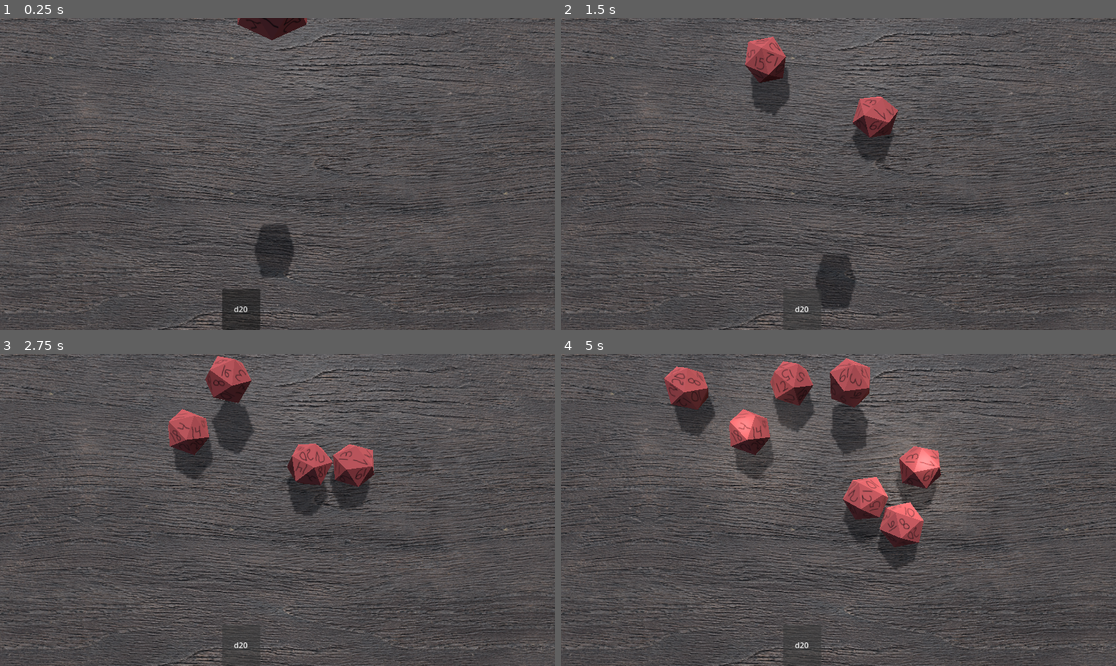
Above: before the commit, frames 1-4 (two rows, left to right).
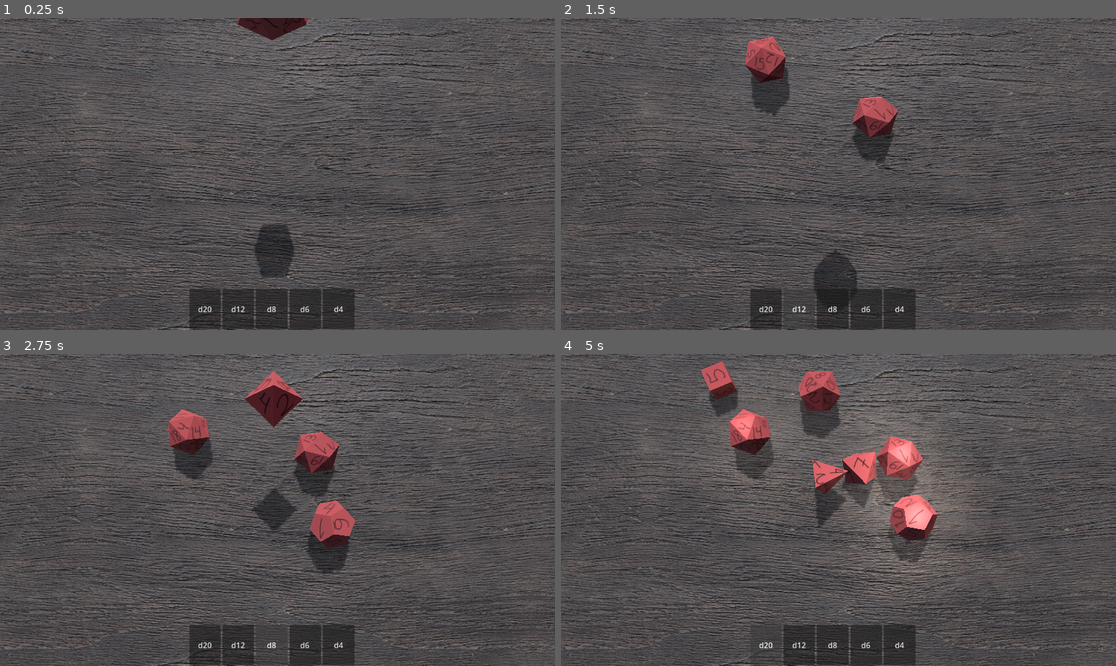
Above: after the commit, the same moments.

Repository: permahorse/diceroller
Game: Godot game, scene res://table.tscn
The game is run twice, just before and just after one commit, with the same random seed, the same clock (stepped at 60 frames per second) and the same inputs.
Inputs:
- Up to frame 1 (0.25 s): no input
- Up to frame 2 (1.5 s): click "d20" at 0.5 s; click "d20" (after the commit: "d12") at 1.25 s
- Up to frame 3 (2.75 s): click "d20" (after the commit: "d8") at 2 s
- Up to frame 4 (5 s): click "d20" (after the commit: "d6") at 2.75 s; click "d20" (after the commit: "d4") at 3.5 s; click "d20" at 4.25 s

The runs differ from the first frame. In frame 1, 2.3% of the frame differs, in the area x 34-64%, y 86-100%; in frame 2, 2.1%; in frame 3, 8.9%; in frame 4, 13%, in the area x 18-70%, y 1-100%.

Commit message:
add other dice

Diff:
--- a/controller.gd
+++ b/controller.gd
@@ -3,6 +3,10 @@
 @onready var control_root = $"Control"
 
 @export var d20: PackedScene
+@export var d12: PackedScene
+@export var d8: PackedScene
+@export var d6: PackedScene
+@export var d4: PackedScene
 
 
 func _ready() -> void:
@@ -11,12 +15,23 @@
 
 func _add_die(index: int):
 	print('adding die %s' % index)
+	var die: Node3D
 	if index == 0:
-		var die: Node3D = d20.instantiate()
-		die.position = Vector3(0, 10, 0)
-		self.add_child(die)
-		die.connect('picked', _die_picked)
-		die.connect('released', _die_released)
+		die = d20.instantiate()
+	elif index == 1:
+		die = d12.instantiate()
+	elif index == 2:
+		die = d8.instantiate()
+	elif index == 3:
+		die = d6.instantiate()
+	elif index == 4:
+		die = d4.instantiate()
+	else:
+		return
+	die.position = Vector3(0, 10, 0)
+	self.add_child(die)
+	die.connect('picked', _die_picked)
+	die.connect('released', _die_released)
 
 
 func _die_picked():
--- a/table.tscn
+++ b/table.tscn
@@ -3,6 +3,10 @@
 [ext_resource type="PackedScene" uid="uid://br2xjons1vet" path="res://d20.tscn" id="1_jd0nb"]
 [ext_resource type="Material" uid="uid://bu5lkt54yfi66" path="res://tex/wood062/Wood062_1K-PNG.tres" id="2_v5i0k"]
 [ext_resource type="Script" uid="uid://ceyhfqr8ix08x" path="res://controller.gd" id="3_kl0hw"]
+[ext_resource type="PackedScene" uid="uid://d03p8m1lr71ru" path="res://d12.tscn" id="3_vjl2i"]
+[ext_resource type="PackedScene" uid="uid://b8wsvg5yap4cs" path="res://d6.tscn" id="4_67vji"]
+[ext_resource type="PackedScene" uid="uid://dcu416x13vxmn" path="res://d8.tscn" id="4_jry6c"]
+[ext_resource type="PackedScene" uid="uid://daqtiowe5bidm" path="res://d4.tscn" id="6_bhh2s"]
 
 [sub_resource type="PhysicsMaterial" id="PhysicsMaterial_jd0nb"]
 friction = 0.5
@@ -56,6 +60,10 @@
 [node name="Node3D" type="Node3D" unique_id=1471549783]
 script = ExtResource("3_kl0hw")
 d20 = ExtResource("1_jd0nb")
+d12 = ExtResource("3_vjl2i")
+d8 = ExtResource("4_jry6c")
+d6 = ExtResource("4_67vji")
+d4 = ExtResource("6_bhh2s")
 
 [node name="StaticBody3D" type="StaticBody3D" parent="." unique_id=2019588396 node_paths=PackedStringArray("camera")]
 physics_material_override = SubResource("PhysicsMaterial_jd0nb")
@@ -97,21 +105,53 @@
 
 [node name="Control" type="Control" parent="." unique_id=955441391]
 layout_mode = 3
-anchor_left = 0.4
+anchor_left = 0.5
 anchor_top = 0.869
-anchor_right = 0.6
+anchor_right = 0.5
 anchor_bottom = 1.0
+offset_left = -183.0
+offset_right = 185.0
 grow_horizontal = 2
 grow_vertical = 0
 size_flags_vertical = 8
 
-[node name="Button_d20" type="Button" parent="Control" unique_id=1443495781]
+[node name="HBoxContainer" type="HBoxContainer" parent="Control" unique_id=832462470]
 layout_mode = 1
 anchors_preset = -1
-anchor_right = 0.344
-anchor_bottom = 1.0
-offset_right = -0.057617188
+anchor_right = 0.93200004
+anchor_bottom = 0.98800004
+offset_right = 0.023986816
+offset_bottom = 0.01865387
+
+[node name="Button_d20" type="Button" parent="Control/HBoxContainer" unique_id=1443495781]
+layout_mode = 2
+size_flags_horizontal = 3
 text = "d20
 "
 
-[connection signal="pressed" from="Control/Button_d20" to="." method="_add_die" binds= [0]]
+[node name="Button_d12" type="Button" parent="Control/HBoxContainer" unique_id=327530457]
+layout_mode = 2
+size_flags_horizontal = 3
+text = "d12"
+
+[node name="Button_d8" type="Button" parent="Control/HBoxContainer" unique_id=840881555]
+layout_mode = 2
+size_flags_horizontal = 3
+text = "d8
+"
+
+[node name="Button_d6" type="Button" parent="Control/HBoxContainer" unique_id=46772327]
+layout_mode = 2
+size_flags_horizontal = 3
+text = "d6"
+
+[node name="Button_d4" type="Button" parent="Control/HBoxContainer" unique_id=1178442516]
+layout_mode = 2
+size_flags_horizontal = 3
+text = "d4"
+
+[connection signal="pressed" from="Control/HBoxContainer/Button_d20" to="." method="_add_die" binds= [0]]
+[connection signal="pressed" from="Control/HBoxContainer/Button_d12" to="." method="_add_die" binds= [1]]
+[connection signal="pressed" from="Control/HBoxContainer/Button_d8" to="." method="_add_die" binds= [2]]
+[connection signal="pressed" from="Control/HBoxContainer/Button_d6" to="." method="_add_die" binds= [3]]
+[connection signal="pressed" from="Control/HBoxContainer/Button_d4" to="." method="_add_die" binds= [4]]
